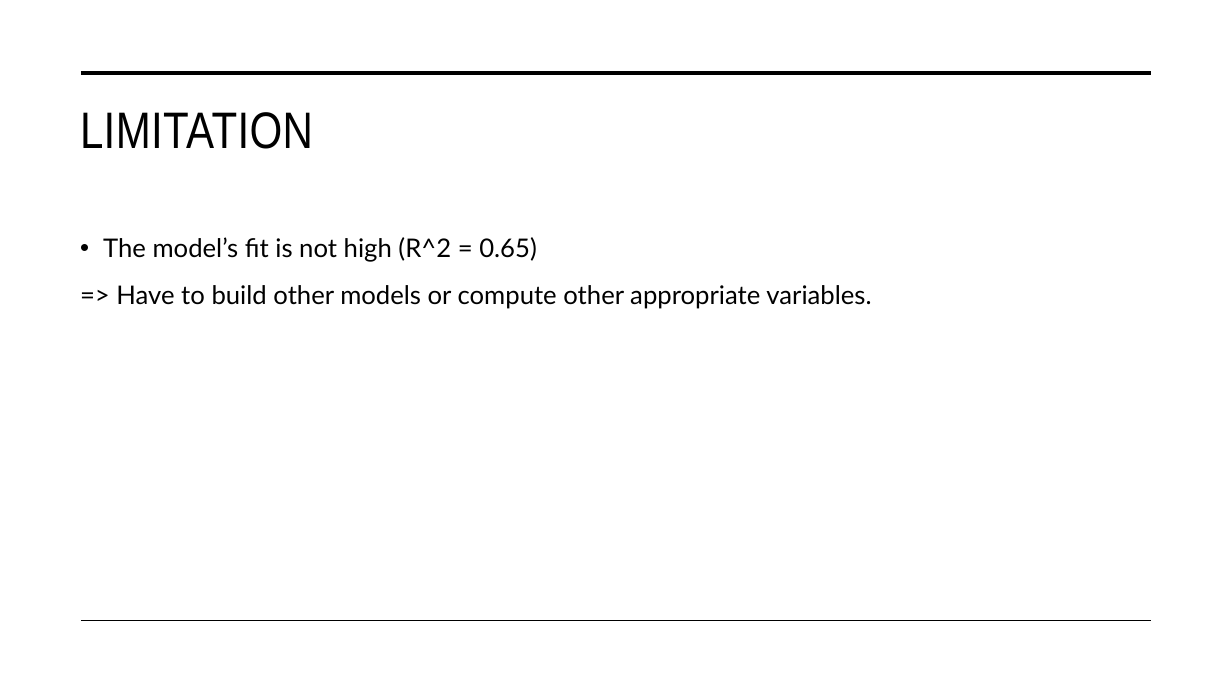
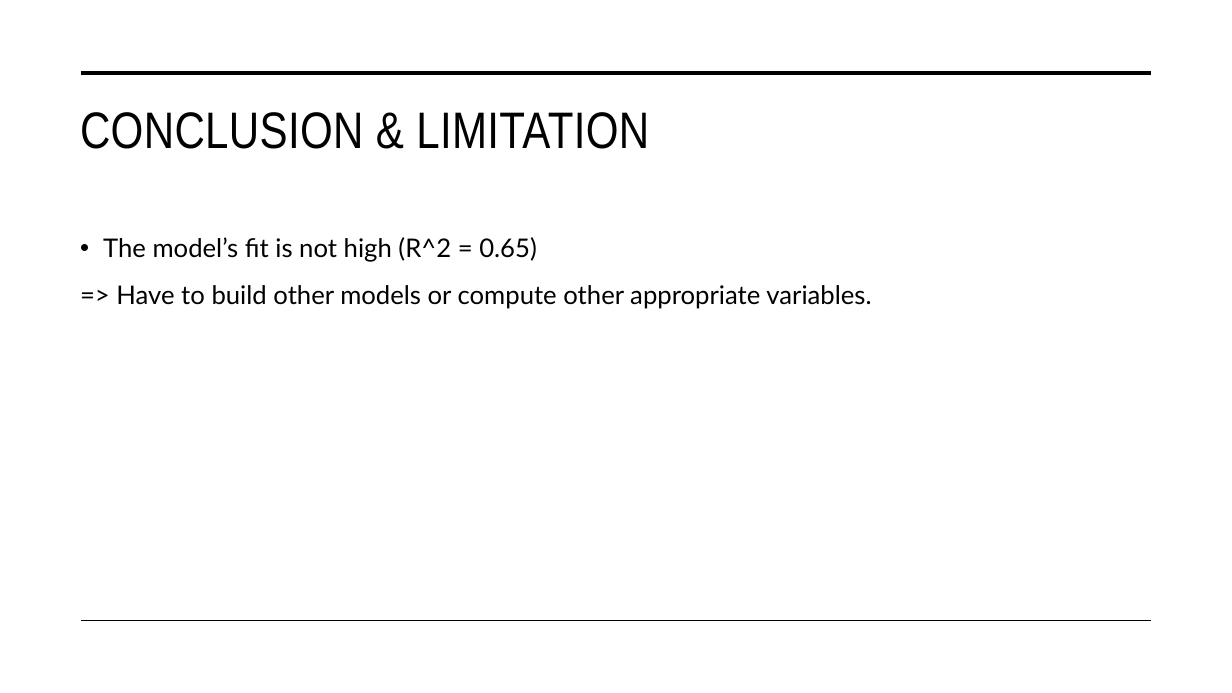
Before and after one commit to Thang20229549/data-science-final, a slide deck: slide 21 of Final Data Science.pptx. Drawn at 1232x693 pixels with LibreOffice and Linux fonts; fonts in the diff are those of the drawing. Boxes give left, top, right and bottom in pixels: in the first picture for what was removed or moved away, otherwise in the second. Text is boxed around its words. In the diff, an @@ line names an element or a change of style, - is before the commit and + after.

```diff
--- a/Final Data Science.pptx
+++ b/Final Data Science.pptx
@@ title at box(80, 112, 649, 149): text changed @@
-LIMITATION
+CONCLUSION & LIMITATION
```
Also in this commit, not shown: 1 other slide changed.
